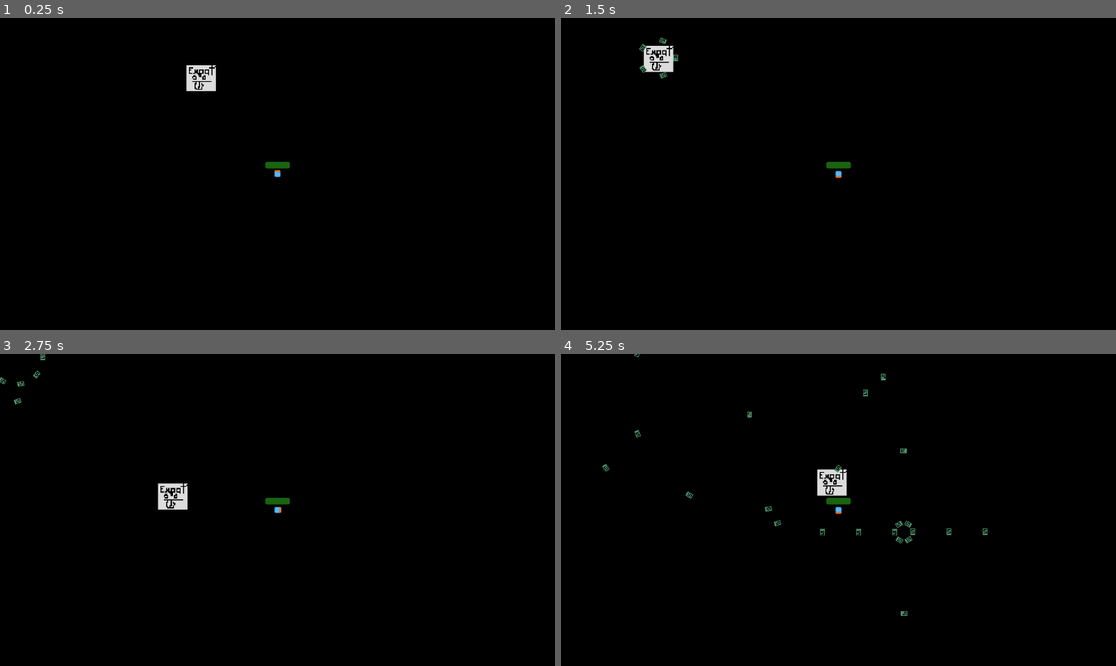
Above: before the commit, frames 1-4 (two rows, left to right).
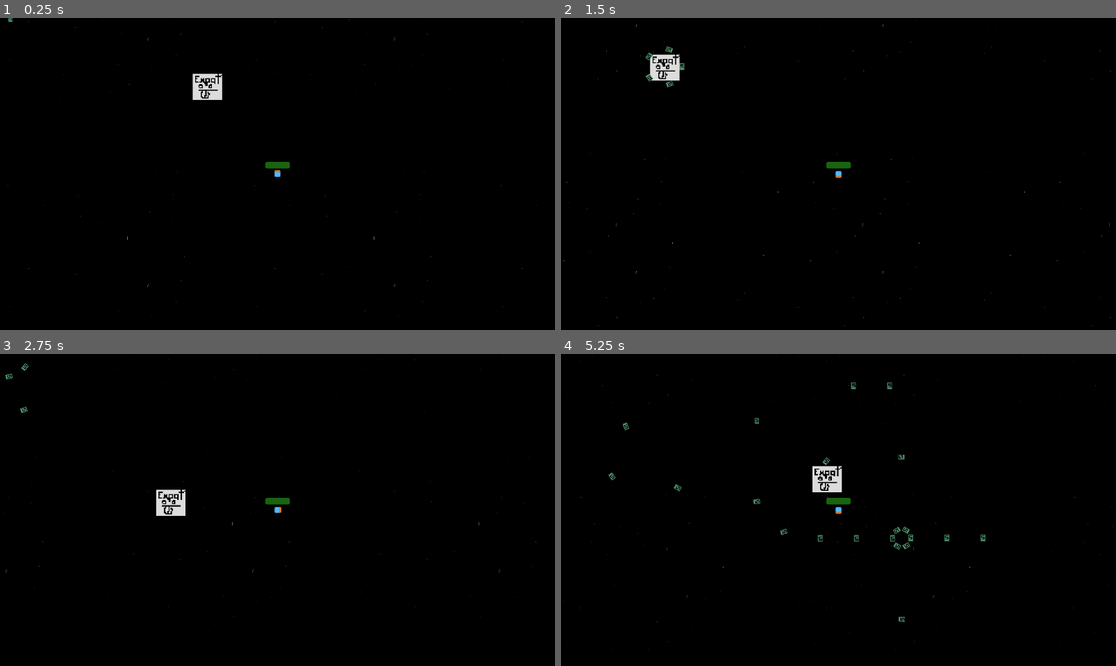
Above: after the commit, the same moments.

Repository: fabriziocasillas/gentrifuego
Game: Godot game, scene res://escenas/bullethell.tscn
The game is run twice, just before and just after one commit, with the same random seed, the same clock (stepped at 60 frames per second) and the same inputs.
Inputs:
- Up to frame 1 (0.25 s): no input
- Up to frame 2 (1.5 s): tap Enter at 0.5 s; hold D (move_right) 0.53-1.28 s; tap Space (dash) at 0.6, 1.35 s; hold S (move_down) from 1.28 s (still down)
- Up to frame 3 (2.75 s): release S (move_down) at 2.03 s; hold D (move_right) from 2.03 s (still down); tap Space (dash) at 2.1 s
- Up to frame 4 (5.25 s): release D (move_right) at 2.78 s; hold W (move_up) 2.78-3.53 s; tap Space (dash) every 0.75 s from 2.85 to 5.1 s; hold A (move_left) 3.53-5.03 s; hold S (move_down) from 5.03 s (still down)

The runs differ from the first frame. In frame 1, 0.6% of the frame differs, in the area x 0-100%, y 0-98%; in frame 2, 0.7%; in frame 3, 0.6%; in frame 4, 1.1%, in the area x 0-100%, y 0-95%.

Commit message:
:bug: fixed background somehow lol

Diff:
--- a/escenas/bullethell.tscn
+++ b/escenas/bullethell.tscn
@@ -2,7 +2,7 @@
 
 [ext_resource type="PackedScene" uid="uid://cl22ggaym5eui" path="res://escenas/player.tscn" id="1_bp5up"]
 [ext_resource type="Script" uid="uid://cbnfdau5hr5he" path="res://escenas/game.gd" id="1_l5nui"]
-[ext_resource type="Texture2D" uid="uid://winot6gyymah" path="res://sprites/spaceb.png" id="2_oyqkt"]
+[ext_resource type="Texture2D" uid="uid://bi8ichugugt1i" path="res://sprites/New Piskel.png" id="2_oyqkt"]
 [ext_resource type="PackedScene" uid="uid://ciith8xm4fqln" path="res://escenas/enemy.tscn" id="3_l5nui"]
 [ext_resource type="Script" uid="uid://dk0tc1ovges1d" path="res://scripts/life.gd" id="4_bxxmx"]
 
@@ -11,23 +11,21 @@
 script = ExtResource("1_l5nui")
 
 [node name="Background" type="Parallax2D" parent="."]
-repeat_size = Vector2(4, 1)
-autoscroll = Vector2(0.2, 1)
-repeat_times = 5
-limit_begin = Vector2(0, 0)
-limit_end = Vector2(0, 0)
+scroll_scale = Vector2(0.7, 0.7)
+repeat_size = Vector2(1024, 1024)
 
-[node name="BG" type="Sprite2D" parent="Background"]
-texture_filter = 1
-texture_repeat = 3
-position = Vector2(1, 0)
-scale = Vector2(2048, 1284.84)
+[node name="TextureRect" type="TextureRect" parent="Background"]
+texture_repeat = 2
+custom_minimum_size = Vector2(4096, 4096)
+offset_left = -1364.0
+offset_top = -622.0
+offset_right = 2732.0
+offset_bottom = 3474.0
 texture = ExtResource("2_oyqkt")
-region_enabled = true
-region_rect = Rect2(495.523, 234.225, 536.672, 690.455)
+stretch_mode = 1
 
 [node name="Player" parent="." instance=ExtResource("1_bp5up")]
-position = Vector2(1178, 705)
+position = Vector2(1152, 669)
 
 [node name="enemy" parent="." instance=ExtResource("3_l5nui")]
 position = Vector2(857, 304)
